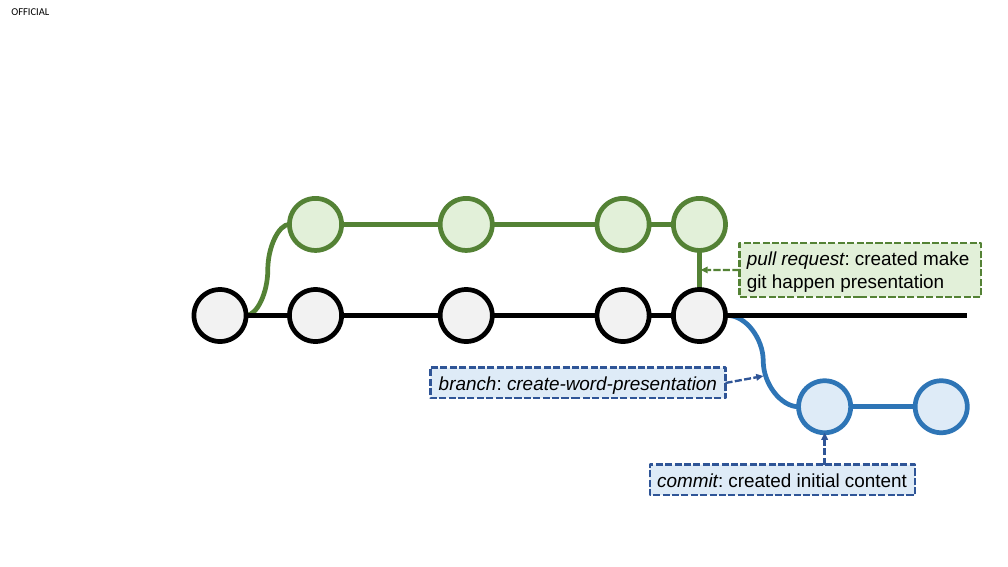
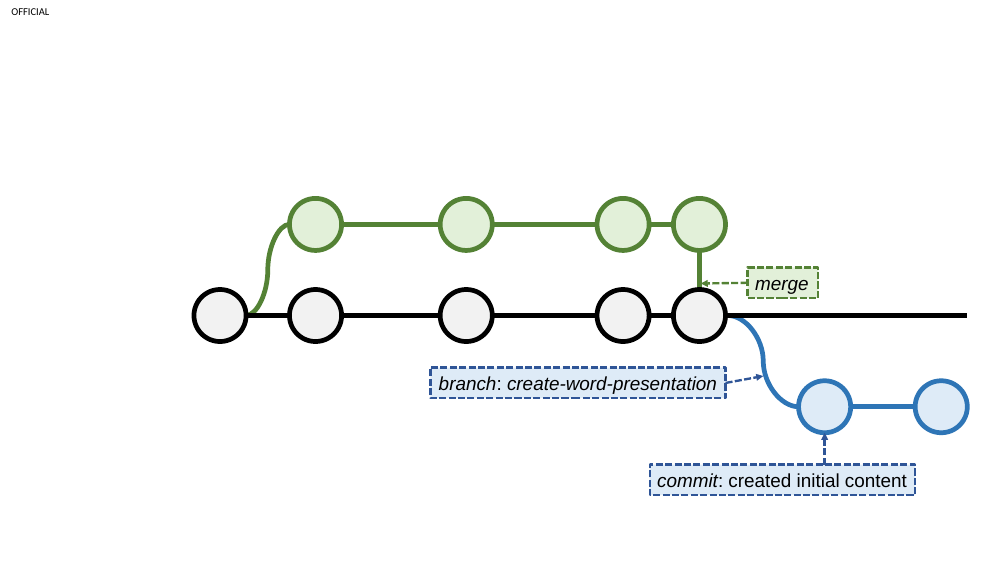
Before and after one commit to datasciencecampus/gov-uk-rap-materials, a slide deck: slide 11 of images/WorkingWithGit/PerfectGitWorking.pptx. Drawn at 1008x567 pixels with LibreOffice and Linux fonts; fonts in the diff are those of the drawing. Boxes give left, top, right and bottom in pixels: in the first picture for what was removed or moved away, otherwise in the second. Text is boxed around its words. In the diff, an @@ line names an element or a change of style, - is before the commit and + after.

```diff
--- a/images/WorkingWithGit/PerfectGitWorking.pptx
+++ b/images/WorkingWithGit/PerfectGitWorking.pptx
@@ rectangle removed at [740,243,982,297] @@
-pull request: created make git happen presentation
@@ rectangle added at [748,268,819,298], fill #E2F0D9, outline #548235 2.25 pt dashed, 18 pt, text #000000, italic @@
+merge
@@ arrow moved from (740, 270) - (701, 270) to (748, 283) - (701, 284) @@
```
Also in this commit, not shown: 4 other slides changed, 9 other files.
